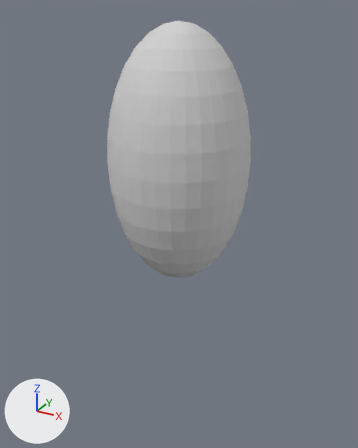
Before and after pictures for a commit that changed the OBJ model models/object1134.obj.
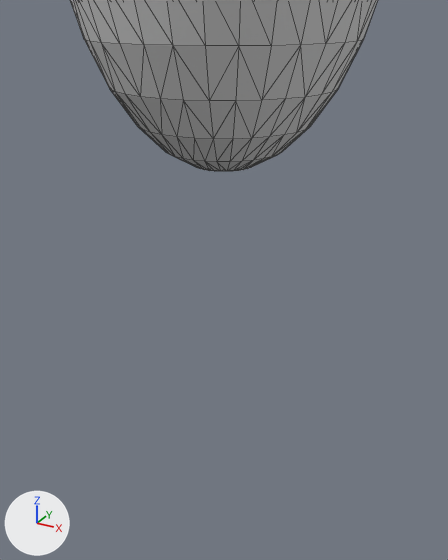
Old and new are each drawn whole from a 50 mm camera at (1.62, -2.94, 2.59) aimed at (-0.04, 0.08, 1.08) and again close up from a 50 mm camera at (0.97, -1.76, 1.19) aimed at (0.1, -0.18, 0.41). Arrows for +X, +Y and +Z are at lower left; the lights stay in place. The close-ups show mesh edges as thin lines. Where no turn or scale is listed for an object, it has been applied to the vertices.
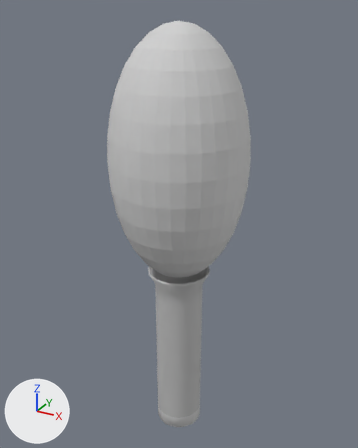
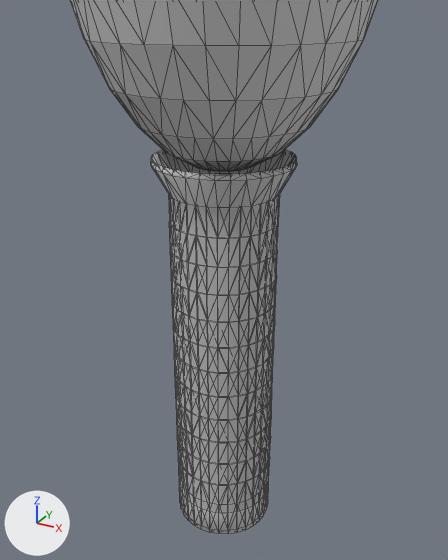
Changed parts and their boxes [x1, y1, x2, y2] in the close-ups (448 x 560 px; the box of a moved part takes in the faces that stretch with it):
'object1134', reshaped: before [70, 0, 378, 171]; after [70, 0, 378, 534]
part 1 of me_object1134, added: after [151, 149, 297, 534]
part 2 of me_object1134, moved or reshaped: [75, 0, 378, 162] in both

The change, as a list of edits to the scene's bpy script:
```text
Add mat_material_000:
    mat_material_000 = principled_material('Material.000')
    mat_material_000.base_color = (0.512, 0.512, 0.512)  # grey #bebebe
    mat_material_000.roughness = 0.696
Add mat_material_001:
    mat_material_001 = principled_material('Material.001')
    mat_material_001.base_color = (0.64, 0.64, 0.64)  # light grey #d1d1d1
    mat_material_001.roughness = 0.69
Change me_object1134:
    used by ob_object1134; location = (0.0, 0.0, 0.0)
    remove me_object1134.from_pydata(...)  # 482 vertices, 960 faces; spans x -0.5..0.5, y -0.5..0.5, z 0.71..2.51
    add me_object1134.from_pydata(...)  # 1506 vertices, 3004 faces; spans x -0.5..0.5, y -0.5..0.5, z -0.73..2.51
    me_object1134 part 1: a new loose piece of 1024 vertices spanning x -0.24..0.24, y -0.24..0.24, z -0.73..0.75
    me_object1134 part 2
    206 faces are deleted
    206 new faces join them, mat_material_002 (light grey #d1d1d1)
    me_object1134 part 3: the surface is now shaded smooth
    add me_object1134.materials.append(mat_material_000)  # grey #bebebe
    add me_object1134.materials.append(mat_material_001)  # light grey #d1d1d1
```
